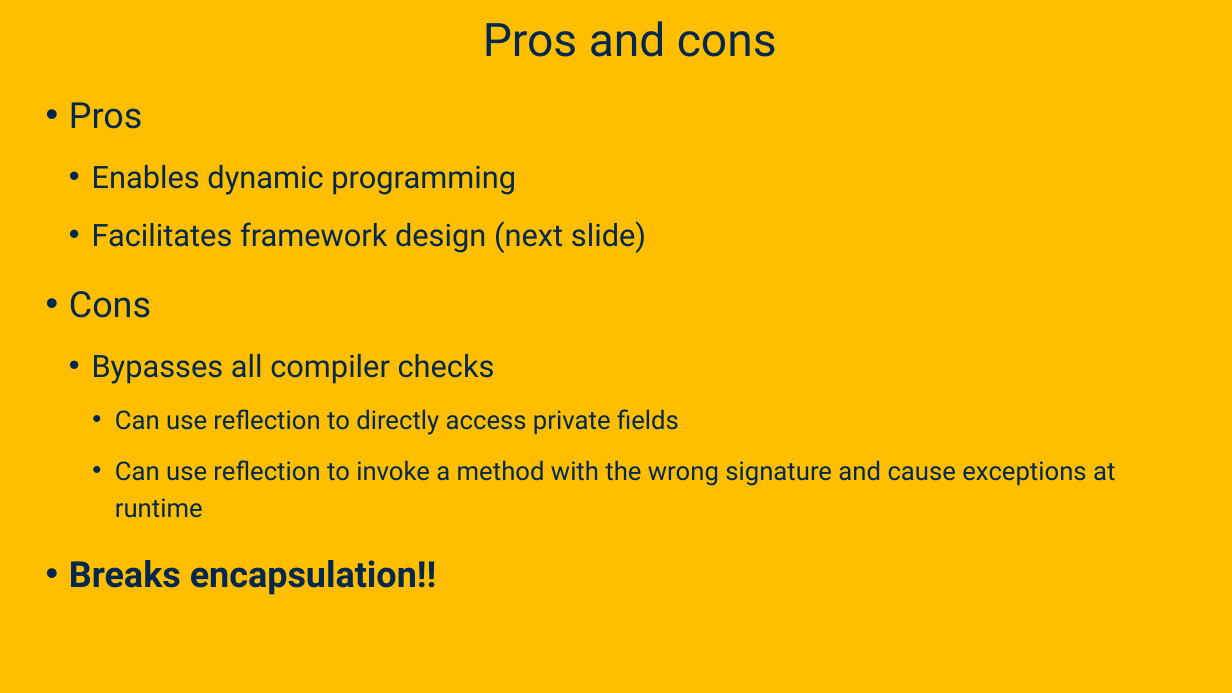
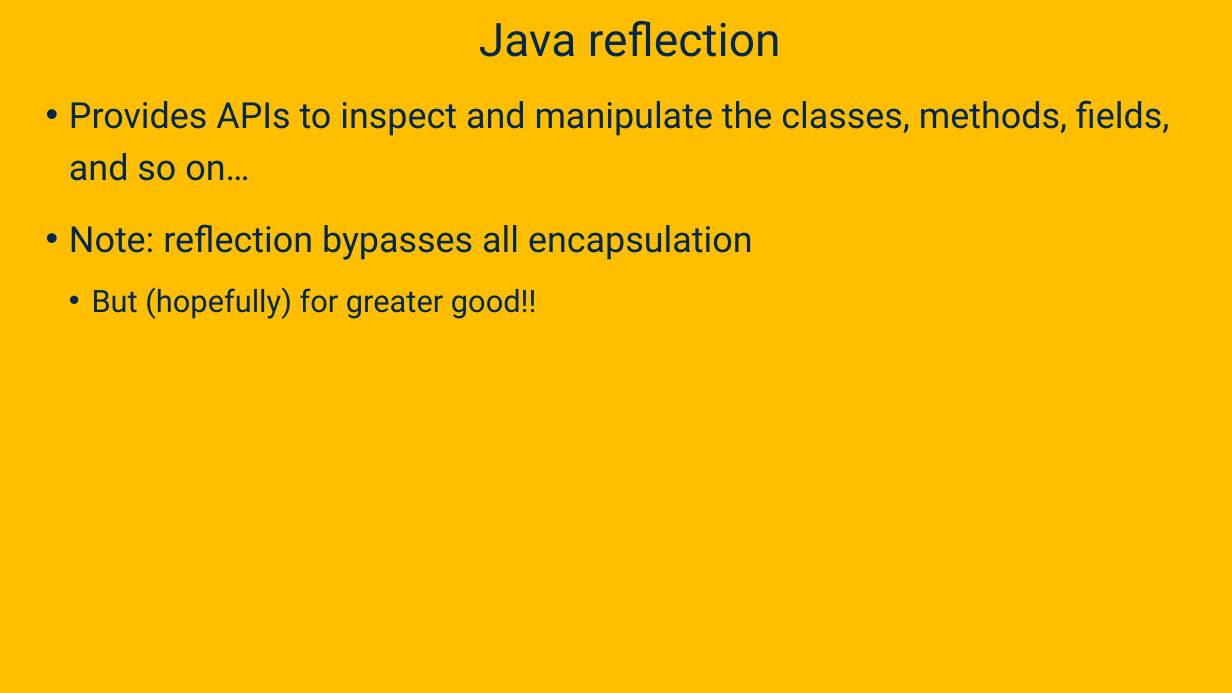
Before and after one commit to davsec-teaching/ECS160-Winter2025, a slide deck: slide 11 of slides/5_annotations_and_reflection.pptx. Drawn at 1232x693 pixels with LibreOffice and Linux fonts; fonts in the diff are those of the drawing; background and template pictures are left out. Boxes give left, top, right and bottom in pixels: in the first picture for what was removed or moved away, otherwise in the second. Text is boxed around its words. In the diff, an @@ line names an element or a change of style, - is before the commit and + after.

Commit message:
updated slides for 1/22

```diff
--- a/slides/5_annotations_and_reflection.pptx
+++ b/slides/5_annotations_and_reflection.pptx
@@ title at <box>479,21,781,57</box>: text changed @@
-Pros and cons
+Java reflection
@@ text at <box>69,100,1169,319</box>: text changed; size 20 to 28 pt @@
-• Pros
-  • Enables dynamic programming
-  • Facilitates framework design (next slide)
-• Cons
-  • Bypasses all compiler checks
-    • Can use reflection to directly access private fields
-    • Can use reflection to invoke a method with the wrong signature and cause exceptions at runtime
-• Breaks encapsulation!!
+• Provides APIs to inspect and manipulate the classes, methods, fields, and so on…
+• Note: reflection bypasses all encapsulation
+  • But (hopefully) for greater good!!
```
Also in this commit, not shown: 7 other slides changed, 18 slides added, 1 slide removed.
